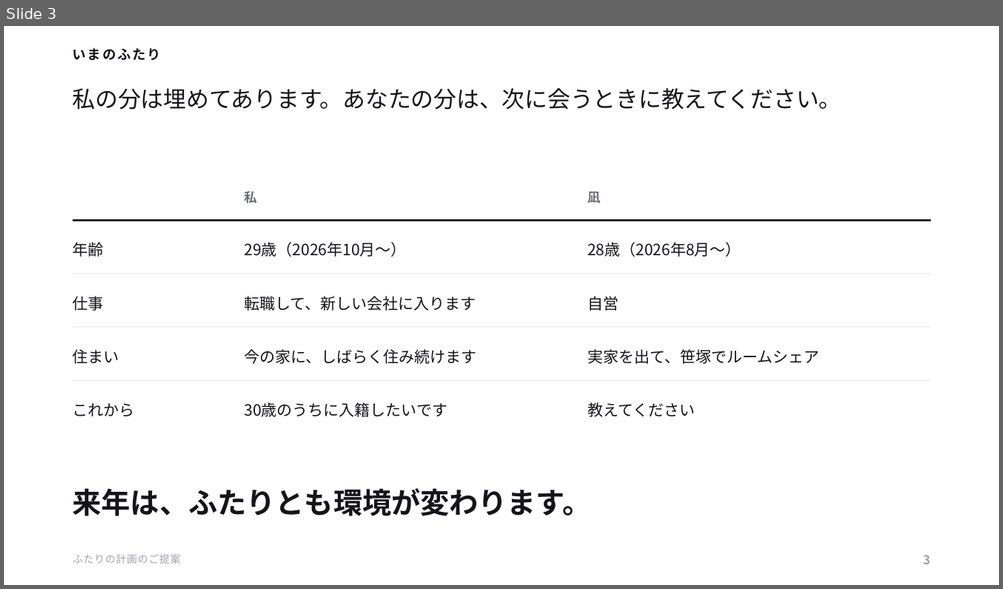
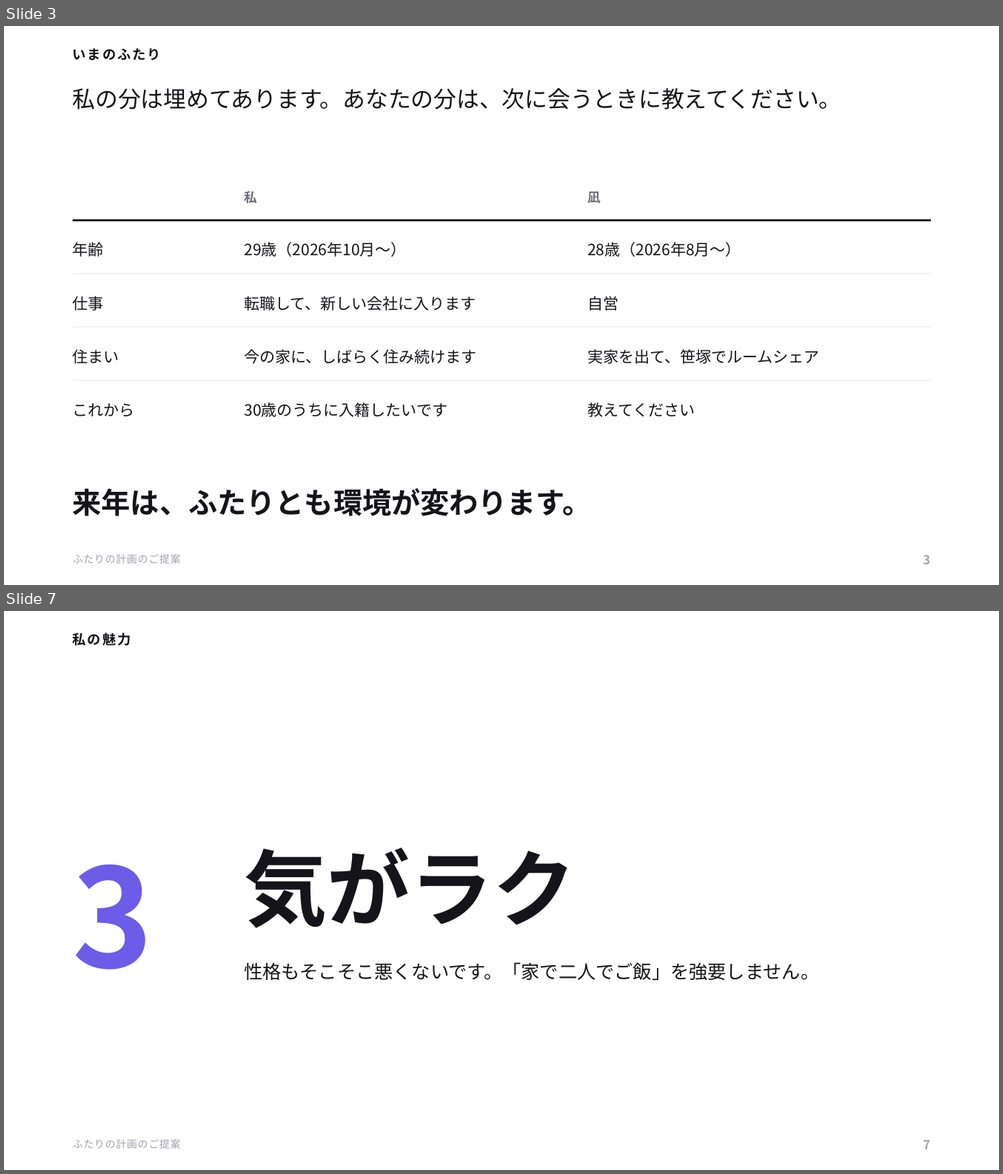
Before and after one commit to ayaka1933-glitch/portfolio, a slide deck: proposal/ふたりの計画のご提案.pptx. Shown one above the other, each under a label of ours: slide 3 before the commit, slides 3 and 7 after it; the slides between them are not shown. The pictures are 1003x589 and 1003x1174 pixels, drawn with LibreOffice and Linux fonts; fonts in the diff are those of the drawing. Boxes give left, top, right and bottom in pixels: in the first picture for what was removed or moved away, otherwise in the second. Text is boxed around its words. In the diff, an @@ line names an element or a change of style, - is before the commit and + after.

```diff
--- a/proposal/ふたりの計画のご提案.pptx
+++ b/proposal/ふたりの計画のご提案.pptx
@@ slide 7 added at bbox=[4, 611, 999, 1170], background #FFFFFF @@
@@ text added at bbox=[73, 632, 131, 646], 13 pt, text #14141A, bold @@
+私の魅力
@@ text added at bbox=[244, 848, 576, 928], 80 pt, text #14141A, bold @@
+気がラク
@@ text added at bbox=[73, 864, 153, 970], 132 pt, text #6C5CE7, bold @@
+3
@@ text added at bbox=[244, 963, 819, 980], 18 pt, text #14141A @@
+性格もそこそこ悪くないです。「家で二人でご飯」を強要しません。
@@ text added at bbox=[73, 1139, 181, 1149], 10 pt, text #A3A3AE @@
+ふたりの計画のご提案
@@ text added at bbox=[922, 1140, 930, 1150], 12 pt, text #A3A3AE, bold @@
+7
```
Also in this commit, not shown: 9 slides changed, 4 other slides added, 4 other files.
